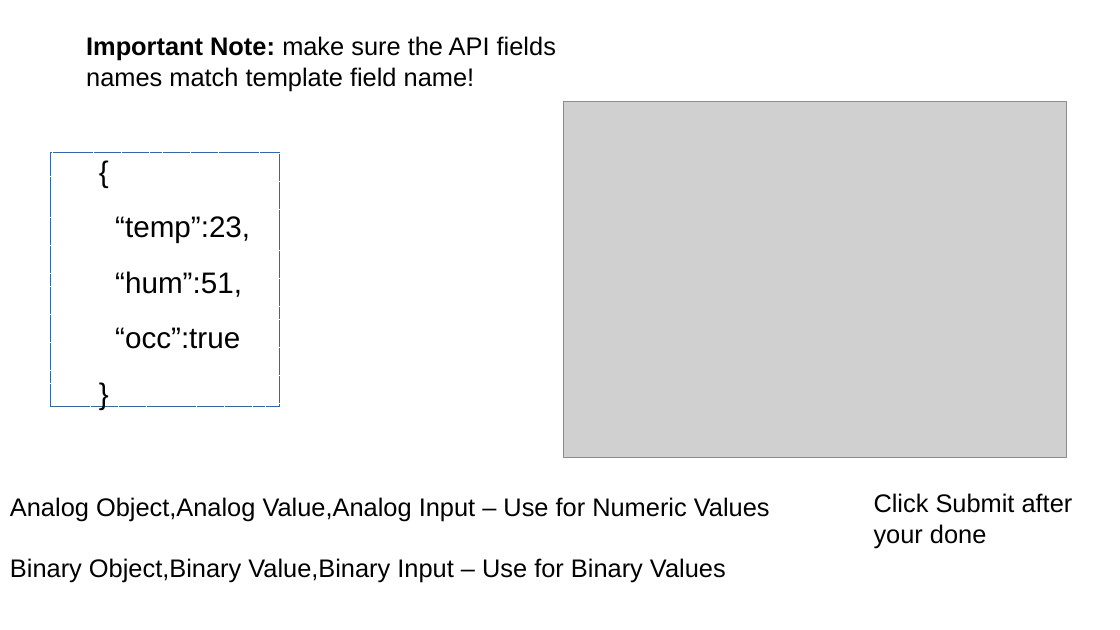
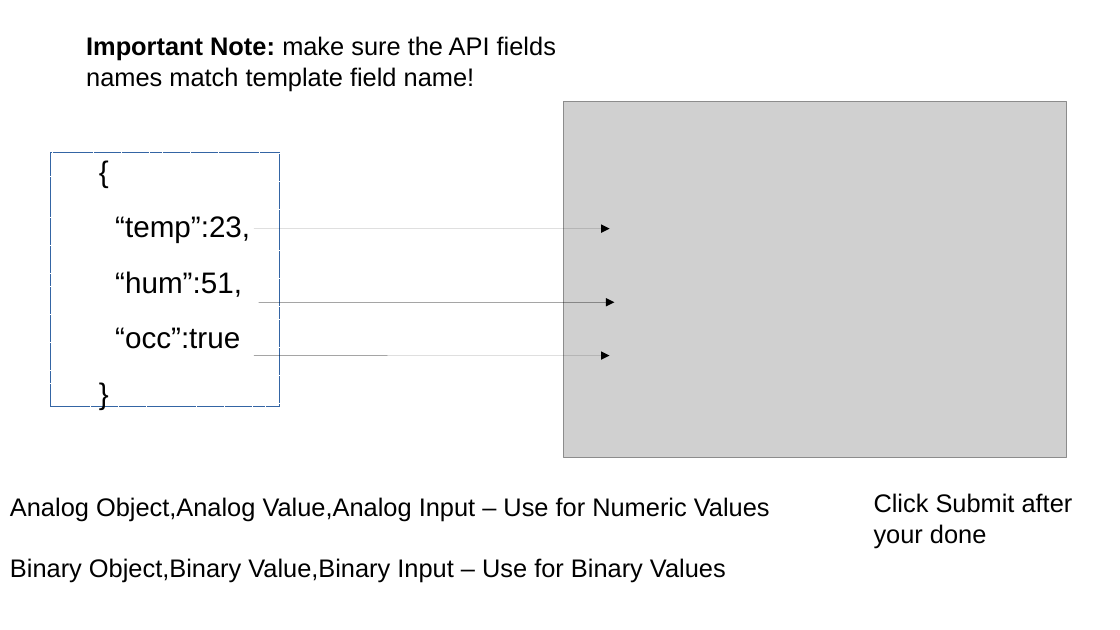
Before and after one commit to selvadurai/BacnetAPIServer, a slide deck: slide 17 of UserGuide/BacnetAPIServerUserGuide.odp. Drawn at 1120x630 pixels with LibreOffice and Linux fonts; fonts in the diff are those of the drawing; grey boxes stand for pictures. Boxes give left, top, right and bottom in pixels: in the first picture for what was removed or moved away, otherwise in the second. Text is boxed around its words. In the diff, an @@ line names an element or a change of style, - is before the commit and + after.

```diff
--- a/UserGuide/BacnetAPIServerUserGuide.odp
+++ b/UserGuide/BacnetAPIServerUserGuide.odp
@@ arrow added from (254, 229) to (610, 229), #000000 0 pt @@
@@ arrow added from (259, 303) to (615, 303), #000000 0 pt @@
@@ arrow added from (254, 356) to (610, 356), #000000 0 pt @@
```
Also in this commit, not shown: 1 other file.
